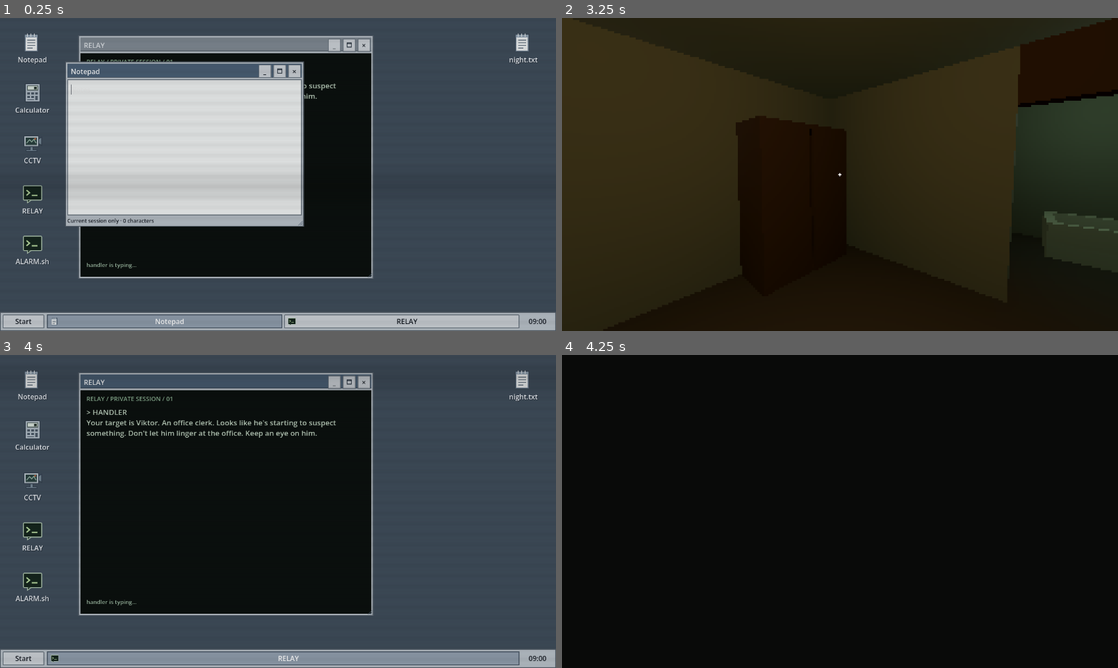
Above: before the commit, frames 1-4 (two rows, left to right).
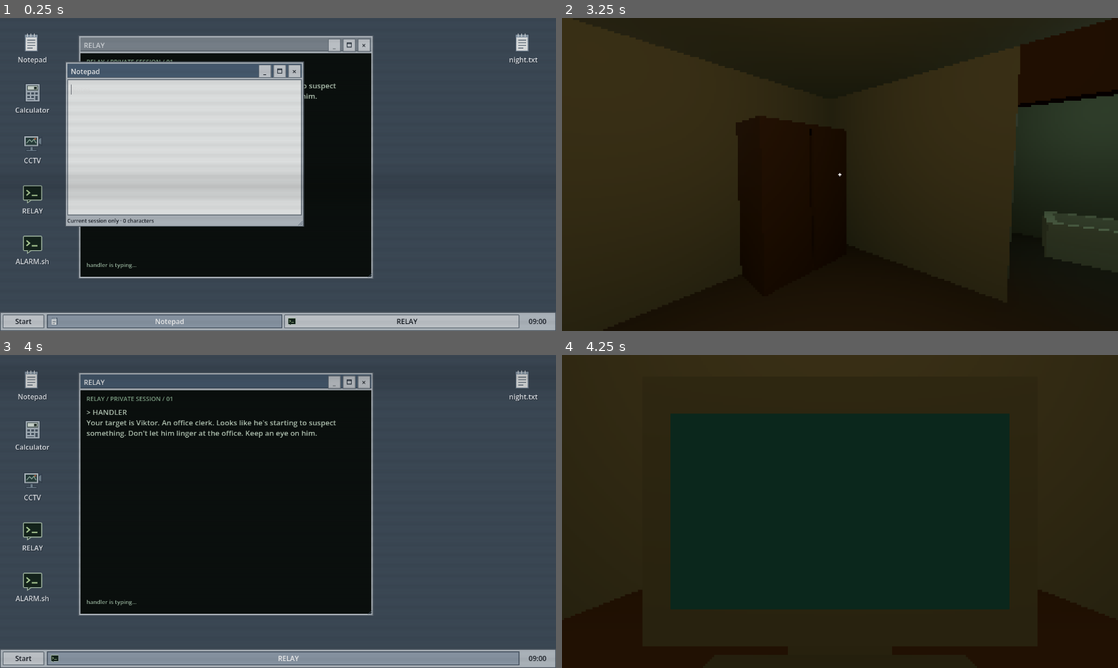
Above: after the commit, the same moments.

Repository: likhorada/SibGameJam_Autumn
Game: Godot game, scene res://tests/residents_fixture.tscn
The game is run twice, just before and just after one commit, with the same random seed, the same clock (stepped at 60 frames per second) and the same inputs. This scene is started directly instead of the project's main scene. Sound files missing from this copy of the repository are replaced by a short silence.
Inputs (mouse positions are in pixels of both pictures, inside the frame that each line leads up to):
- Up to frame 1 (0.25 s): no input
- Up to frame 2 (3.25 s): click "×" at 0.5 s; click "×" at 1.25 s; click "Start" at 2 s; tap Enter (ui_accept) at 2.75, 3.02 s; move the mouse to (962, 158) at 2.77 s; hold D (move_right) from 2.78 s (still down); hold E (interact) from 2.78 s (still down); click (962, 158) at 2.92 s
- Up to frame 3 (4 s): release D (move_right) at 3.5 s; release E (interact) at 3.5 s; click "Start" at 3.5 s
- Up to frame 4 (4.25 s): no input

Frames 1-3 are identical in both runs. In frame 4, 93% of the frame differs, in the area x 0-100%, y 0-100%.

Commit message:
Preserve local room camera, residents, effects and audio work before integration

Diff:
--- /dev/null
+++ b/assets/shaders/monochrome.gdshader
@@ -0,0 +1,10 @@
+shader_type canvas_item;
+render_mode unshaded;
+
+void fragment() {
+	vec4 sample_color = texture(TEXTURE, UV) * COLOR;
+	float luminance = dot(sample_color.rgb, vec3(0.299, 0.587, 0.114));
+	// Cheap analog-camera gain keeps dim corners legible in the low-res feed.
+	luminance = clamp(pow(max(luminance, 0.0), 0.62) * 1.12 + 0.015, 0.0, 1.0);
+	COLOR = vec4(vec3(luminance), sample_color.a);
+}
--- a/data/atmosphere/default.tres
+++ b/data/atmosphere/default.tres
@@ -6,7 +6,8 @@
 [ext_resource type="Resource" path="res://data/atmosphere/firewall_breach.tres" id="4"]
 [ext_resource type="Resource" path="res://data/atmosphere/question_popup.tres" id="5"]
 [ext_resource type="Resource" path="res://data/atmosphere/bathroom_apparition.tres" id="6"]
+[ext_resource type="Resource" path="res://data/atmosphere/room_camera_feed.tres" id="7"]
 
 [resource]
 script = ExtResource("1")
-events = Array[ExtResource("2")]([ExtResource("3"), ExtResource("4"), ExtResource("5"), ExtResource("6")])
+events = Array[ExtResource("2")]([ExtResource("3"), ExtResource("4"), ExtResource("5"), ExtResource("6"), ExtResource("7")])
--- /dev/null
+++ b/data/atmosphere/room_camera_feed.tres
@@ -0,0 +1,12 @@
+[gd_resource type="Resource" script_class="AtmosphereProfile" load_steps=3 format=3]
+
+[ext_resource type="Script" path="res://scripts/atmosphere/atmosphere_profile.gd" id="1"]
+[ext_resource type="PackedScene" path="res://scenes/atmosphere/room_camera_feed.tscn" id="2"]
+
+[resource]
+script = ExtResource("1")
+id = &"room_camera_feed"
+transition_trigger = false
+walking = false
+timeout_seconds = 20.0
+scene = ExtResource("2")
--- a/data/translations/ui.csv
+++ b/data/translations/ui.csv
@@ -213,3 +213,4 @@
 AQ_CLOSE,"If you close this window, will the one who opened it disappear?","Если ты закроешь это окно, исчезнет ли тот, кто его открыл?"
 AQ_POWER,"Have you ever wondered why you're allowed to turn the computer off?","Ты когда-нибудь задумывался, почему тебе позволяют выключать компьютер?"
 AQ_AGAIN,"How many times have you answered this question already?","Сколько раз ты уже отвечал на этот вопрос?"
+ROOM_CAMERA_TITLE,ROOM CAMERA / 01,КАМЕРА КОМНАТЫ / 01
--- a/project.godot
+++ b/project.godot
@@ -32,7 +32,6 @@
 
 [filesystem]
 
-; Keep Blender source files in Git without requiring Blender for import/CI.
 import/blender/enabled=false
 
 [input]
--- a/scenes/apartment/apartment.tscn
+++ b/scenes/apartment/apartment.tscn
@@ -381,6 +381,10 @@
 [node name="WorldEnvironment" type="WorldEnvironment" parent="." unique_id=1489028802]
 environment = SubResource("Environment")
 
+[node name="RoomCamera" type="Camera3D" parent="."]
+position = Vector3(-2.35, 2.5, 2.55)
+fov = 88.0
+
 [node name="MainFloor" type="MeshInstance3D" parent="." unique_id=1896006233]
 transform = Transform3D(1, 0, 0, 0, 1, 0, 0, 0, 1, 0, -0.1, 0)
 mesh = SubResource("BoxMesh_p0ujn")
--- /dev/null
+++ b/scenes/atmosphere/room_camera_feed.tscn
@@ -0,0 +1,6 @@
+[gd_scene load_steps=2 format=3]
+
+[ext_resource type="Script" path="res://scripts/atmosphere/room_camera_event.gd" id="1"]
+
+[node name="RoomCameraEvent" type="Node"]
+script = ExtResource("1")
--- a/scripts/atmosphere/atmosphere_residents.gd
+++ b/scripts/atmosphere/atmosphere_residents.gd
@@ -4,11 +4,16 @@
 const DECK := preload("res://data/atmosphere/questions.gd")
 const QUESTION := preload("res://scripts/atmosphere/question_popup.gd")
 const FIGURE := preload("res://scripts/atmosphere/bathroom_apparition.gd")
+const ROOM_CAMERA := preload("res://scripts/ui/desktop/room_camera_popup.gd")
+const ROOM_CAMERA_SECONDS := 20.0
 @export var bathroom_settings: BathroomApparitionConfig = preload("res://data/atmosphere/bathroom_settings.tres")
 var game: Node3D
 var director: AtmosphereDirector
 var question: QuestionPopup
 var figure: BathroomApparition
+var room_camera: RoomCameraPopup
+var room_camera_seconds_left: float = 0.0
+var room_camera_source: Camera3D
 var question_overlay: Control
 var remaining_questions: Array[StringName] = []
 var _rng := RandomNumberGenerator.new()
@@ -31,9 +36,16 @@
 	game.terminal_ui.workspace.add_child(question_overlay)
 	question_overlay.set_anchors_and_offsets_preset(Control.PRESET_FULL_RECT)
 	question_overlay.resized.connect(_fit_question)
+	question_overlay.resized.connect(_fit_room_camera)
 	game.terminal_ui.resident_overlay = question_overlay
+	room_camera_source = game.get_node_or_null("Apartment/RoomCamera") as Camera3D
+	if is_instance_valid(room_camera_source):
+		room_camera_source.current = false
+		room_camera_source.look_at(game.get_node("Apartment/PoliceRoute/MainRoom").global_position + Vector3.UP * 0.9, Vector3.UP)
+		room_camera_source.fov = 88.0
 	director.set_event_condition(&"question_popup", can_show_question)
 	director.set_event_condition(&"bathroom_apparition", can_place_figure)
+	director.set_event_condition(&"room_camera_feed", can_show_room_camera)
 	director.event_started.connect(_on_event_started)
 	game.threats.state_changed.connect(_on_threat_state)
 
@@ -110,9 +122,50 @@
 		figure.dismiss(reason)
 
 
+func can_show_room_camera() -> bool:
+	return not is_instance_valid(room_camera) and is_instance_valid(room_camera_source) and not game.terminal_ui.has_modal()
+
+
+func show_room_camera() -> bool:
+	if game.mode != game.Mode.COMPUTER or not can_show_room_camera():
+		return false
+	room_camera = ROOM_CAMERA.new()
+	room_camera.feed_texture = game.visual_effects.viewport.get_texture()
+	question_overlay.add_child(room_camera)
+	room_camera.fit_to_area(question_overlay.size)
+	room_camera.position = ((question_overlay.size - room_camera.size) * Vector2(0.5, 0.36)).max(Vector2.ZERO)
+	room_camera.dismissed.connect(_on_room_camera_dismissed)
+	room_camera_seconds_left = ROOM_CAMERA_SECONDS
+	game.visual_effects.set_room_camera_source(room_camera_source)
+	director.note("Room camera shown; 20-second timer started")
+	return true
+
+
+func _fit_room_camera() -> void:
+	if is_instance_valid(room_camera):
+		room_camera.fit_to_area(question_overlay.size)
+
+
+func _on_room_camera_dismissed(reason: StringName) -> void:
+	if not is_instance_valid(room_camera):
+		return
+	var current := room_camera
+	room_camera = null
+	room_camera_seconds_left = 0.0
+	game.visual_effects.set_room_camera_source(null)
+	current.queue_free()
+	director.note("Room camera removed: " + String(reason))
+
+
+func clear_room_camera(reason: StringName) -> void:
+	if is_instance_valid(room_camera):
+		room_camera.dismiss(reason)
+
+
 func clear_all(reason: StringName) -> void:
 	clear_question(reason)
 	clear_figure(reason)
+	clear_room_camera(reason)
 
 
 func _on_event_started(id: StringName) -> void:
@@ -143,10 +196,14 @@
 func _process(_delta: float) -> void:
 	if game.run_ended or not game.capture_reason.is_empty() or game.terminal_ui.chat.session.quiz_started:
 		clear_all(&"run ended / quiz")
+	elif is_instance_valid(room_camera):
+		room_camera_seconds_left = maxf(0.0, room_camera_seconds_left - _delta)
+		if room_camera_seconds_left <= 0.0:
+			clear_room_camera(&"timeout")
 
 
 func debug_status() -> String:
-	return "Residents: question %s; deck %d/12; bathroom %s" % [str(question.question_key) if is_instance_valid(question) else "—", remaining_questions.size(), "present" if is_instance_valid(figure) else "—"]
+	return "Residents: question %s; deck %d/12; bathroom %s; room camera %s (%.1fs)" % [str(question.question_key) if is_instance_valid(question) else "—", remaining_questions.size(), "present" if is_instance_valid(figure) else "—", "present" if is_instance_valid(room_camera) else "—", room_camera_seconds_left]
 
 
 func _exit_tree() -> void:
--- /dev/null
+++ b/scripts/atmosphere/room_camera_event.gd
@@ -0,0 +1,8 @@
+extends AtmosphereEvent
+
+
+func start(game: Node3D) -> bool:
+	if not game.atmosphere.residents.show_room_camera():
+		return false
+	finished.emit(&"spawned")
+	return true
--- /dev/null
+++ b/scripts/ui/desktop/room_camera_popup.gd
@@ -0,0 +1,57 @@
+class_name RoomCameraPopup
+extends DesktopAppWindow
+## Fixed, silent view of the apartment. The window itself can move, not aim.
+signal dismissed(reason: StringName)
+
+var feed_texture: Texture2D
+var close_button: Button
+var feed: TextureRect
+var _dismissed: bool = false
+
+
+func _ready() -> void:
+	window_title = "ROOM_CAMERA_TITLE"
+	minimum_window_size = Vector2(360, 260)
+	super._ready()
+	for child: Node in title_bar.get_child(0).get_children():
+		if child is Button:
+			if child.text == "×":
+				close_button = child
+			else:
+				child.hide()
+	resize_grip.hide()
+	content.add_theme_constant_override("margin_left", 7)
+	content.add_theme_constant_override("margin_right", 7)
+	content.add_theme_constant_override("margin_top", 7)
+	content.add_theme_constant_override("margin_bottom", 7)
+	feed = TextureRect.new()
+	feed.name = "SilentMonochromeFeed"
+	feed.texture = feed_texture
+	feed.expand_mode = TextureRect.EXPAND_IGNORE_SIZE
+	feed.stretch_mode = TextureRect.STRETCH_KEEP_ASPECT_CENTERED
+	feed.texture_filter = CanvasItem.TEXTURE_FILTER_NEAREST
+	feed.mouse_filter = Control.MOUSE_FILTER_STOP
+	feed.focus_mode = Control.FOCUS_NONE
+	var material := ShaderMaterial.new()
+	material.shader = preload("res://assets/shaders/monochrome.gdshader")
+	feed.material = material
+	content.add_child(feed)
+	size = Vector2(580, 390)
+	open_window()
+	set_active(true)
+
+
+func close_window() -> void:
+	dismiss(&"closed")
+
+
+func dismiss(reason: StringName) -> void:
+	if _dismissed:
+		return
+	_dismissed = true
+	super.close_window()
+	dismissed.emit(reason)
+
+
+func _edges_at(_point: Vector2) -> Vector2i:
+	return Vector2i.ZERO
--- a/scripts/ui/dev_menu.gd
+++ b/scripts/ui/dev_menu.gd
@@ -125,6 +125,10 @@
 		close_menu()
 		if not game.atmosphere.request_event(&"bathroom_apparition", true):
 			game.atmosphere.note("Bathroom rejected: already present / visible spawn / world blocked; " + game.atmosphere.blocked_reason()))
+	_button(column, "TriggerRoomCamera", func():
+		close_menu()
+		if not game.atmosphere.request_event(&"room_camera_feed", true):
+			game.atmosphere.note("Room camera rejected: sit at PC / already open / modal; " + game.atmosphere.blocked_reason()))
 	_button(column, "Atmosphere: trigger selected", func():
 		if _atmosphere_list.selected < 0:
 			game.atmosphere.note("Dev start: empty pool")
--- a/scripts/visual_effects.gd
+++ b/scripts/visual_effects.gd
@@ -13,6 +13,7 @@
 var game: Node3D
 var viewport: SubViewport
 var camera: Camera3D
+var _room_camera_source: Camera3D
 var image: TextureRect
 var crt: ColorRect
 var anxiety: float = 0.0
@@ -93,7 +94,13 @@
 	game.terminal_ui.cctv.set_anxiety(anxiety if presenting else 0.0)
 	crt.visible = presenting and game.mode == game.Mode.COMPUTER and game.terminal_ui.visible and crt_strength > 0.0
 	crt.material.set_shader_parameter("strength", crt_strength)
-	viewport.render_target_update_mode = SubViewport.UPDATE_DISABLED if game.mode == game.Mode.COMPUTER else SubViewport.UPDATE_ALWAYS
+	var room_feed_visible: bool = game.mode == game.Mode.COMPUTER and game.terminal_ui.is_visible_in_tree() and not game.dev_menu.is_open and not game.terminal_ui.has_modal() and is_instance_valid(_room_camera_source)
+	viewport.render_target_update_mode = SubViewport.UPDATE_ALWAYS if game.mode != game.Mode.COMPUTER or room_feed_visible else SubViewport.UPDATE_DISABLED
+
+
+func set_room_camera_source(source: Camera3D) -> void:
+	_room_camera_source = source
+	_sync_camera()
 
 
 func trigger_scare(strength: float = 1.0) -> void:
@@ -124,7 +131,7 @@
 	var target_size := Vector2i(maxi(16, roundi(render_height * size.x / maxf(size.y, 1.0))), maxi(16, render_height))
 	if viewport.size != target_size:
 		viewport.size = target_size
-	var source := _root.get_camera_3d()
+	var source := _room_camera_source if game.mode == game.Mode.COMPUTER and is_instance_valid(_room_camera_source) else _root.get_camera_3d()
 	if source == null:
 		return
 	camera.global_transform = source.global_transform
--- a/tests/residents_checks.gd
+++ b/tests/residents_checks.gd
@@ -97,7 +97,7 @@
 func _run() -> void:
 	get_tree().root.size = Vector2i(1280, 720)
 	make_game()
-	expect(director.event_ids().size() == 4 and residents.remaining_questions.size() == 12, "Production registers four events and twelve questions")
+	expect(director.event_ids().size() == 5 and residents.remaining_questions.size() == 12, "Production registers five events and twelve questions")
 	expect(not director.request_event(&"question_popup", true), "Question cannot start while walking")
 	await sit()
 	game.terminal_ui.notepad.editor.text = "evidence is preserved"
@@ -266,6 +266,55 @@
 	game.queue_free()
 	await frames()
 	expect(audio_ref.get_ref() == null and question_ref.get_ref() == null and figure_ref.get_ref() == null, "Live teardown cleans question, figure and optional sound")
+
+	make_game()
+	expect(not director.request_event(&"room_camera_feed", true), "Room camera only starts while seated at PC")
+	await sit()
+	expect(&"room_camera_feed" in director._candidates(false, true, false), "Room camera belongs to the normal computer random pool")
+	expect(&"room_camera_feed" not in director._candidates(true, true, true), "Room camera is not a transition event")
+	for profile: AtmosphereProfile in game.atmosphere_config.events:
+		if profile.id != &"room_camera_feed":
+			director.set_event_condition(profile.id, func() -> bool: return false)
+	director.start_run()
+	director.clear_cooldown()
+	director.random_limit = 1
+	game.shift.state = ShiftDirector.State.ROUTE
+	director.advance(1.0)
+	await frames(2)
+	var room_popup := residents.room_camera
+	expect(is_instance_valid(room_popup) and not director.is_busy() and director.random_count == 1, "Normal random scheduling shows the room camera and spends its usual quota")
+	expect(residents.room_camera_seconds_left > 19.5 and residents.room_camera_seconds_left <= 20.0, "Room camera starts with a 20-second lifetime")
+	expect(game.visual_effects._room_camera_source == residents.room_camera_source, "Room camera switches the existing low-resolution apartment viewport")
+	expect(game.visual_effects.viewport.render_target_update_mode == SubViewport.UPDATE_ALWAYS, "Room feed renders only while shown at the PC")
+	expect(room_popup.feed.material is ShaderMaterial and room_popup.feed.material.shader == load("res://assets/shaders/monochrome.gdshader"), "Room camera applies monochrome shader")
+	expect(room_popup.find_children("*", "AudioStreamPlayer", true, false).is_empty() and room_popup.find_children("*", "AudioStreamPlayer3D", true, false).is_empty(), "Room camera popup has no sound")
+	expect(not residents.room_camera_source.current, "Room camera does not take over player controls")
+	var fixed_pose := residents.room_camera_source.global_transform
+	var original_window_position := room_popup.position
+	var header := room_popup.global_position + Vector2(100, 20)
+	motion(header)
+	mouse(header, true)
+	motion(header + Vector2(35, 20), Vector2(35, 20), true)
+	mouse(header + Vector2(35, 20), false)
+	await frames()
+	expect(room_popup.position.distance_to(original_window_position) > 10, "Room camera window can be moved over other apps")
+	expect(residents.room_camera_source.global_transform.is_equal_approx(fixed_pose), "Window input cannot rotate or move the fixed camera")
+	await capture("room_camera")
+	await frames(2)
+	var camera_close := room_popup.close_button.get_global_rect().get_center()
+	motion(camera_close)
+	mouse(camera_close, true)
+	mouse(camera_close, false)
+	await frames()
+	expect(not is_instance_valid(residents.room_camera) and game.visual_effects._room_camera_source == null, "Cross closes popup and restores apartment render")
+	expect(game.visual_effects.viewport.render_target_update_mode == SubViewport.UPDATE_DISABLED, "No extra apartment render remains after close")
+	director.request_event(&"room_camera_feed", true)
+	expect(is_instance_valid(residents.room_camera), "Room camera can start again through a forced test")
+	residents.room_camera_seconds_left = 0.01
+	residents._process(0.02)
+	expect(not is_instance_valid(residents.room_camera), "Room camera auto-closes at its 20-second timeout")
+	game.queue_free()
+	await frames()
 	print("RESIDENTS SMOKE: %s (%d failures)" % ["PASS" if failures == 0 else "FAIL", failures])
 	if OS.has_feature("web"):
 		JavaScriptBridge.eval("window.threatTestResult = " + JSON.stringify({"failures": failures}))
--- a/tests/residents_input_fixture.gd
+++ b/tests/residents_input_fixture.gd
@@ -56,6 +56,10 @@
 						dev_menu._scroll.ensure_control_visible(button)
 			"question": _last_request = atmosphere.request_event(&"question_popup", true)
 			"figure": _last_request = atmosphere.request_event(&"bathroom_apparition", true)
+			"room_camera": _last_request = atmosphere.request_event(&"room_camera_feed", true)
+			"expire_room_camera":
+				atmosphere.residents.room_camera_seconds_left = 0.01
+				atmosphere.residents._process(0.02)
 			"firewall": _last_request = atmosphere.request_event(&"firewall_breach", true)
 			"cancel": atmosphere.cancel()
 			"return": enter_computer()
@@ -74,12 +78,19 @@
 	var close_point := question.close_button.get_global_rect().get_center() if is_instance_valid(question) else Vector2.ZERO
 	var buttons: Dictionary = {}
 	for button: Button in dev_menu._overlay.find_children("*", "Button", true, false):
-		if button.text in ["TriggerQuestionPopup", "TriggerBathroomApparition", "TriggerFirewallBreach"]:
+		if button.text in ["TriggerQuestionPopup", "TriggerBathroomApparition", "TriggerRoomCamera", "TriggerFirewallBreach"]:
 			var at := button.get_global_rect().get_center()
 			buttons[button.text] = [at.x, at.y]
 	var point: Vector3 = get_node("Apartment/BathroomApparitionPoint").global_position + Vector3.UP * 1.3
 	var projected := get_viewport().get_camera_3d().unproject_position(point)
 	var area := terminal_ui.workspace.get_global_rect()
+	var room_camera := resident.room_camera
+	var camera_rect := room_camera.get_global_rect() if is_instance_valid(room_camera) else Rect2()
+	var camera_close := room_camera.close_button.get_global_rect().get_center() if is_instance_valid(room_camera) else Vector2.ZERO
+	var camera_source := resident.room_camera_source
+	var camera_pose := [camera_source.global_position.x, camera_source.global_position.y, camera_source.global_position.z, camera_source.global_rotation.x, camera_source.global_rotation.y, camera_source.global_rotation.z] if is_instance_valid(camera_source) else []
+	var camera_has_bw_shader: bool = is_instance_valid(room_camera) and room_camera.feed.material is ShaderMaterial and room_camera.feed.material.shader.code.contains("luminance")
+	var camera_has_audio: bool = is_instance_valid(room_camera) and (not room_camera.find_children("*", "AudioStreamPlayer", true, false).is_empty() or not room_camera.find_children("*", "AudioStreamPlayer3D", true, false).is_empty())
 	var data := {"command": _command_id, "mode": int(mode), "dev": dev_menu.is_open,
 		"buttons": buttons, "request": _last_request,
 		"question": is_instance_valid(question), "key": String(question.question_key) if is_instance_valid(question) else "",
@@ -91,5 +102,16 @@
 		"projected": [projected.x, projected.y], "busy": atmosphere.is_busy(),
 		"notes": terminal_ui.notepad.editor.text, "app": String(terminal_ui.active_app),
 		"modal": terminal_ui.has_modal(), "area": [area.position.x, area.position.y, area.size.x, area.size.y],
+		"room_camera": is_instance_valid(room_camera),
+		"room_camera_rect": [camera_rect.position.x, camera_rect.position.y, camera_rect.size.x, camera_rect.size.y],
+		"room_camera_close": [camera_close.x, camera_close.y],
+		"room_camera_seconds": resident.room_camera_seconds_left,
+		"room_camera_pose": camera_pose,
+		"room_camera_title": room_camera.title_label.text if is_instance_valid(room_camera) else "",
+		"room_camera_bw": camera_has_bw_shader,
+		"room_camera_audio": camera_has_audio,
+		"room_camera_override": is_instance_valid(visual_effects._room_camera_source),
+		"room_camera_rendering": visual_effects.viewport.render_target_update_mode == SubViewport.UPDATE_ALWAYS,
+		"room_camera_order": resident.question_overlay.get_children().find(room_camera) if is_instance_valid(room_camera) else -1,
 		"quiz": terminal_ui.chat.session.quiz_started}
 	JavaScriptBridge.eval("window.residentsTelemetry = " + JSON.stringify(data))
Not shown, added: assets/audio/player_steps.wav.import
Not shown, added: assets/models/Bed.glb.import
Binary file added: assets/models/Bed_LowResWoodDark.png
Not shown, added: assets/models/Bed_LowResWoodDark.png.import
Not shown, added: assets/models/Closet.glb.import
Binary file added: assets/models/Closet_LowResWood.png
Not shown, added: assets/models/Closet_LowResWood.png.import
Binary file added: assets/models/Closet_LowResWoodDark.png
Not shown, added: assets/models/Closet_LowResWoodDark.png.import
Binary file added: assets/models/Closet_MetalTex.png
Not shown, added: assets/models/Closet_MetalTex.png.import
Not shown, added: assets/models/Door.glb.import
(and 38 more such lines)
